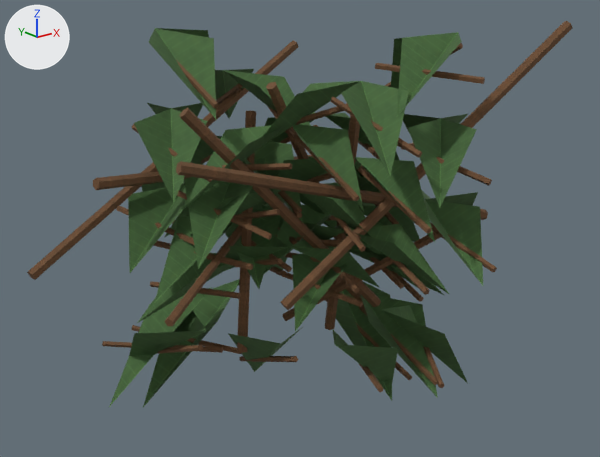
An edit to the OBJ model Assets/ProjectOEN/ProductionArt/Meshes/environment_set_dressing/en-009_broadleaf_bush_set__medium.obj, drawn before and after from the same camera.
Camera for both pictures: a 50 mm camera at (-1.153, -1.448, 0.887) aimed at (0.011, 0.006, 0.305). The axes (+X, +Y, +Z) are drawn at upper left. The lights are the same throughout. The first picture is the older version. Where no turn or scale is listed for an object, it has been applied to the vertices. Vertices at exactly the same position are counted once.

Names of what the first picture shows: 'en-009_broadleaf_bush_set__medium'.
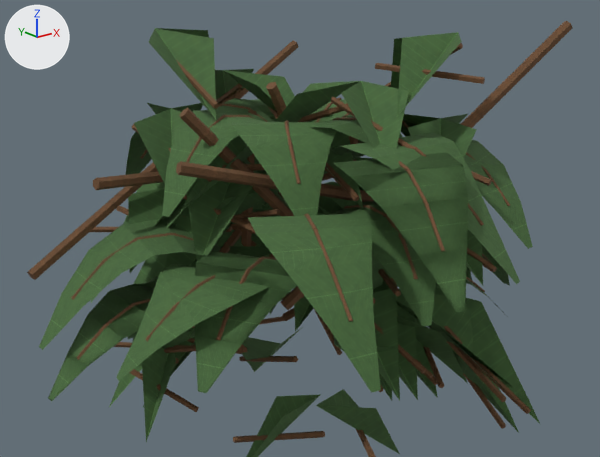
Boxes (x1, y1, x2, y2) around the edits, measured in the pictures (600 x 457 px):
'en-009_broadleaf_bush_set__medium', reshaped
    before: (27, 21, 572, 407)
    after: (27, 21, 572, 457)
part 1 of me_en_009_broadleaf_bush_set__medium, added
    after: (415, 359, 433, 379)
part 2 of me_en_009_broadleaf_bush_set__medium, added
    after: (378, 269, 401, 297)
part 3 of me_en_009_broadleaf_bush_set__medium, added
    after: (90, 226, 232, 232)
part 4 of me_en_009_broadleaf_bush_set__medium, added
    after: (444, 326, 463, 344)
part 5 of me_en_009_broadleaf_bush_set__medium, added
    after: (446, 341, 506, 403)
part 6 of me_en_009_broadleaf_bush_set__medium, added
    after: (463, 373, 506, 429)
part 7 of me_en_009_broadleaf_bush_set__medium, added (mostly hidden)
    after: (356, 429, 376, 457)
part 8 of me_en_009_broadleaf_bush_set__medium, added (mostly hidden)
    after: (259, 316, 285, 325)
part 9 of me_en_009_broadleaf_bush_set__medium, added (green)
    after: (39, 98, 540, 457)

Diff of the bpy script that builds the scene:
```diff
--- a/Assets/ProjectOEN/ProductionArt/Meshes/environment_set_dressing/en-009_broadleaf_bush_set__medium.obj.py
+++ b/Assets/ProjectOEN/ProductionArt/Meshes/environment_set_dressing/en-009_broadleaf_bush_set__medium.obj.py
@@ me_en_009_broadleaf_bush_set__medium @@
-me_en_009_broadleaf_bush_set__medium.from_pydata(...)  # 1020 vertices, 1484 faces; spans x -0.579..0.566, y -0.441..0.46, z -0.16..0.772
+me_en_009_broadleaf_bush_set__medium.from_pydata(...)  # 3024 vertices, 4886 faces; spans x -0.612..0.624, y -0.601..0.61, z -0.189..0.772
+# me_en_009_broadleaf_bush_set__medium part 1: the loose piece of 12 vertices spanning x 0.194..0.207, y -0.275..-0.003, z -0.051..0.069 is copied, and the copy is multiplied about its middle by the matrix ((1.105, 0.008, -0.235), (0.0, 1.129, 0.039), (0.235, -0.039, 1.105)), then moved by (-0.073, -0.017, 0.053); it spans x 0.109..0.145, y -0.312..-0.001, z 0.002..0.123
+# me_en_009_broadleaf_bush_set__medium part 2: the loose piece of 12 vertices spanning x -0.018..0.236, y -0.307..0.047, z 0.066..0.365 is copied, and the copy is multiplied about its middle by the matrix ((0.064, 0.633, 0.131), (-0.408, 0.142, -0.486), (-0.502, -0.034, 0.411)), then moved by (-0.01, -0.041, 0.02); it spans x 0.012..0.186, y -0.315..-0.026, z 0.224..0.245
+# me_en_009_broadleaf_bush_set__medium part 3: the loose piece of 12 vertices spanning x -0.428..0.097, y -0.137..0.219, z 0.222..0.369 is copied, and the copy is multiplied about its middle by the matrix ((0.001, -0.601, -0.103), (0.591, -0.025, 0.147), (-0.15, -0.1, 0.583)), then moved by (-0.093, 0.172, 0.01); it spans x -0.373..-0.145, y 0.052..0.374, z 0.281..0.33
+# me_en_009_broadleaf_bush_set__medium part 4: the loose piece of 12 vertices spanning x -0.018..0.236, y -0.307..0.047, z 0.066..0.365 is copied, and the copy is multiplied about its middle by the matrix ((0.597, 0.071, -0.471), (-0.468, 0.231, -0.558), (0.09, 0.725, 0.224)), then moved by (0.138, 0.0, -0.08); it spans x 0.233..0.262, y -0.307..0.047, z 0.049..0.222
+# me_en_009_broadleaf_bush_set__medium part 5: the loose piece of 12 vertices spanning x 0.159..0.212, y -0.187..0.146, z -0.076..0.09 is copied, and the copy is multiplied about its middle by the matrix ((0.774, -0.052, 0.708), (-0.027, 1.044, 0.106), (-0.709, -0.097, 0.768)), then moved by (0.045, -0.264, 0.045); it spans x 0.192..0.267, y -0.468..-0.102, z -0.013..0.116
+# me_en_009_broadleaf_bush_set__medium part 6: the loose piece of 12 vertices spanning x 0.158..0.321, y -0.323..-0.077, z -0.027..0.039 is copied, and the copy is multiplied about its middle by the matrix ((0.628, -0.037, -0.713), (0.094, 0.946, 0.033), (0.708, -0.092, 0.628)), then moved by (0.085, -0.077, -0.088); it spans x 0.294..0.355, y -0.401..-0.153, z -0.148..-0.017
+# me_en_009_broadleaf_bush_set__medium part 7: the loose piece of 12 vertices spanning x -0.002..0.148, y -0.287..-0.031, z -0.035..0.015 is copied, and the copy is multiplied about its middle by the matrix ((0.913, -0.033, -0.263), (0.032, 0.95, -0.009), (0.263, -0.001, 0.914)), then moved by (-0.117, -0.114, -0.072); it spans x -0.114..0.026, y -0.398..-0.15, z -0.09..-0.075
+# me_en_009_broadleaf_bush_set__medium part 8: the loose piece of 12 vertices spanning x -0.002..0.148, y -0.287..-0.031, z -0.035..0.015 is copied, and the copy is multiplied about its middle by the matrix ((-0.445, 0.023, 0.84), (0.032, 0.95, -0.009), (-0.84, 0.024, -0.446)), then moved by (0.029, 0.51, -0.071); it spans x 0.053..0.153, y 0.227..0.475, z -0.135..-0.029
+# me_en_009_broadleaf_bush_set__medium part 9: 1872 vertices added at x -0.612..0.624, y -0.601..0.61, z -0.189..0.59
+# other edits to the shape of me_en_009_broadleaf_bush_set__medium do not show in these pictures
 me_en_009_broadleaf_bush_set__medium.materials.append(mat_wood)
```
